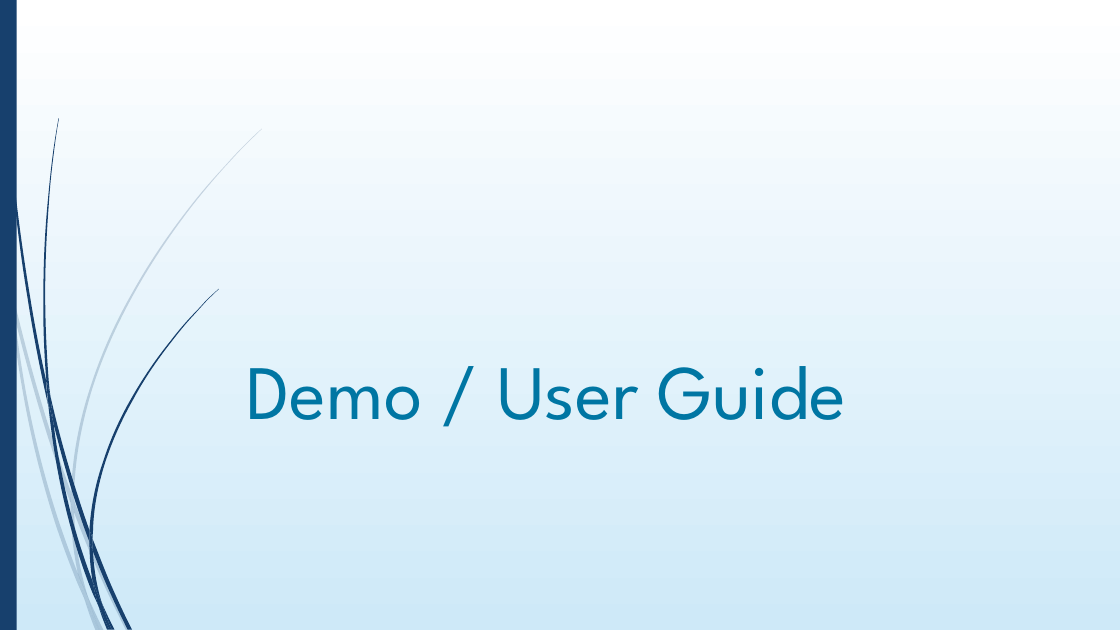
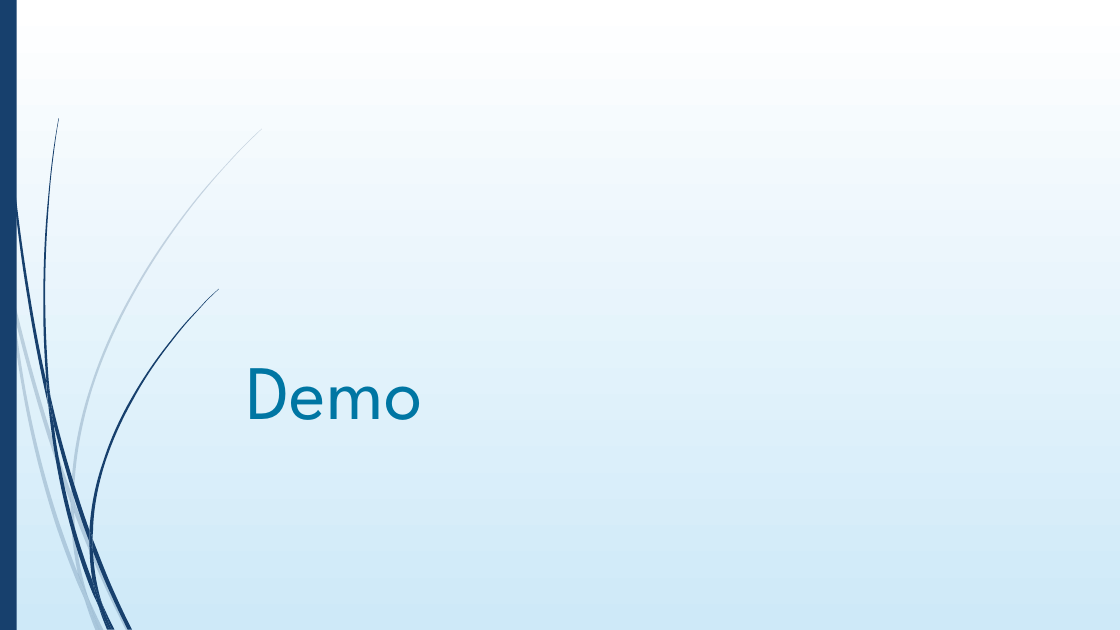
Before and after one commit to DigiBP/digibp-monterosa, a slide deck: slide 17 of Submission Documents/DBP_presentation.pptx (slide 15 before the commit). Drawn at 1120x630 pixels with LibreOffice and Linux fonts; fonts in the diff are those of the drawing; background and template pictures are left out. Boxes give left, top, right and bottom in pixels: in the first picture for what was removed or moved away, otherwise in the second. Text is boxed around its words. In the diff, an @@ line names an element or a change of style, - is before the commit and + after.

```diff
--- a/Submission Documents/DBP_presentation.pptx
+++ b/Submission Documents/DBP_presentation.pptx
@@ title at bbox=[246, 368, 422, 420]: text changed @@
-Demo / User Guide
+Demo
```
Also in this commit, not shown: 4 other slides changed, 2 slides added.
